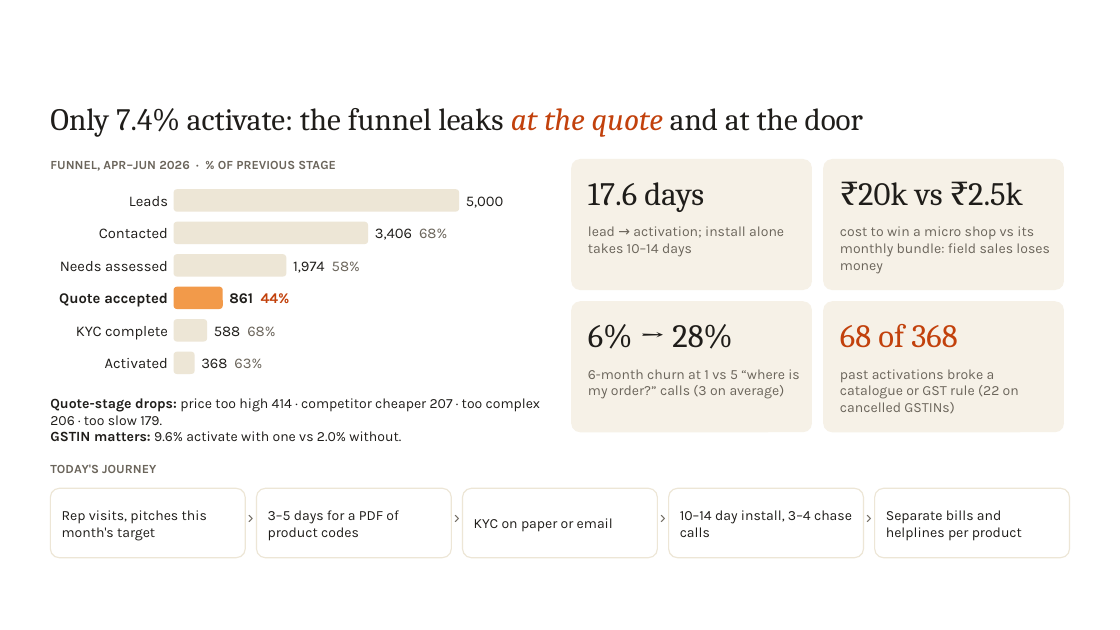
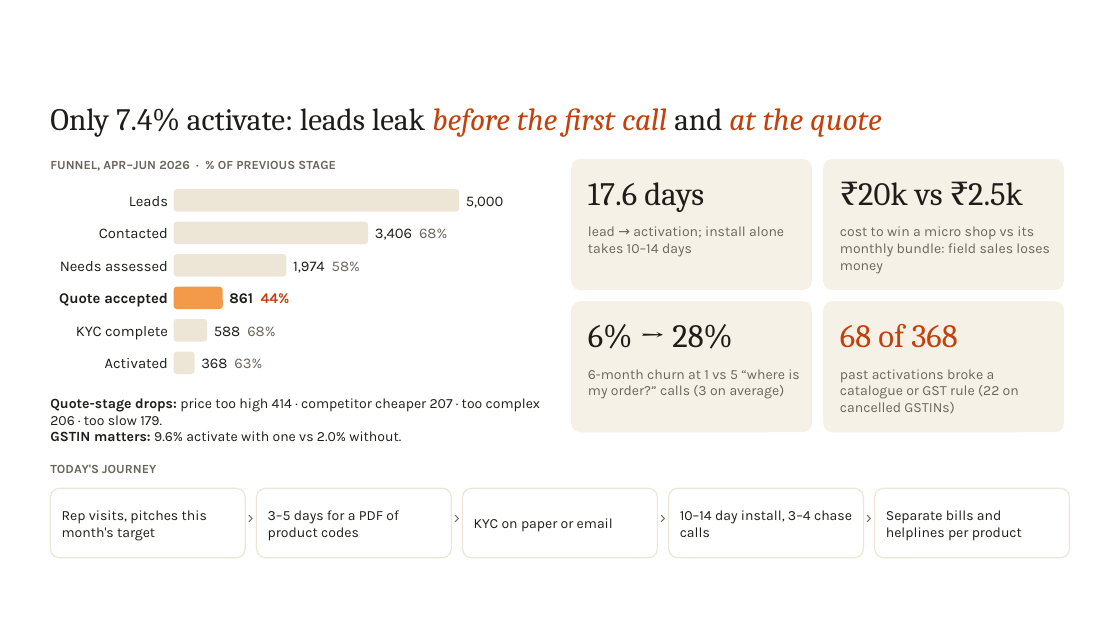
Before and after one commit to RheaSinghal/Airtel, a slide deck: slide 2 of Kernel_TIET.pptx. Drawn at 1120x630 pixels with LibreOffice and Linux fonts; fonts in the diff are those of the drawing; background and template pictures are left out. Boxes give left, top, right and bottom in pixels: in the first picture for what was removed or moved away, otherwise in the second. Text is boxed around its words. In the diff, an @@ line names an element or a change of style, - is before the commit and + after.

```diff
--- a/Kernel_TIET.pptx
+++ b/Kernel_TIET.pptx
@@ text at (50, 108, 882, 136): text changed @@
-Only 7.4% activate: the funnel leaks at the quote and at the door
+Only 7.4% activate: leads leak before the first call and at the quote
```
Also in this commit, not shown: 5 other slides changed, 4 other files.
